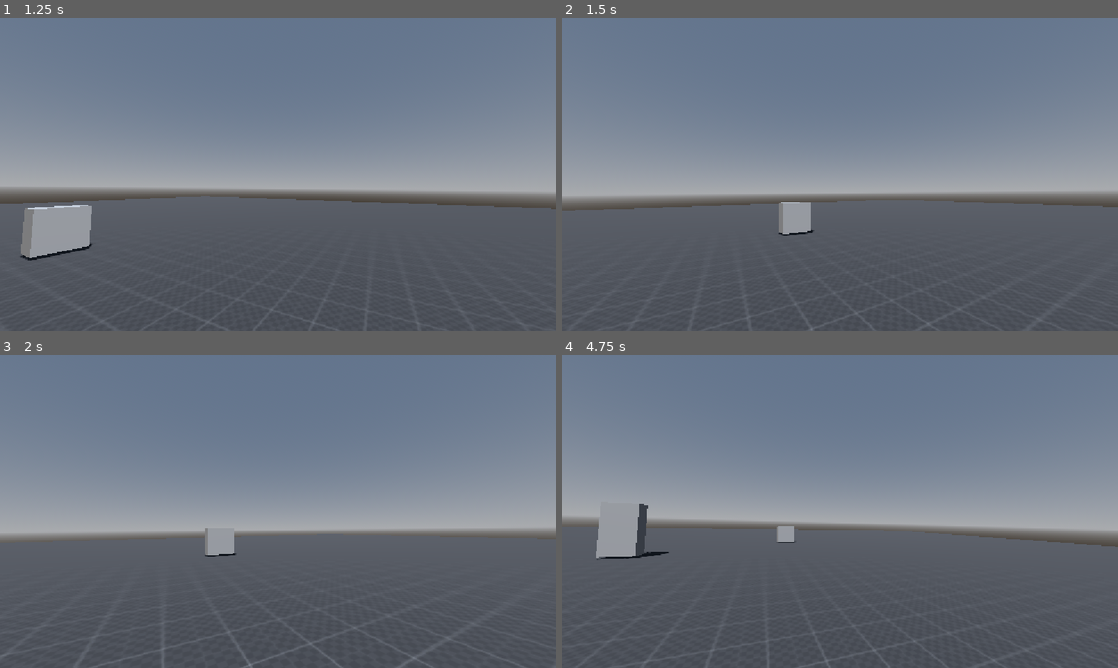
Above: before the commit, frames 1-4 (two rows, left to right).
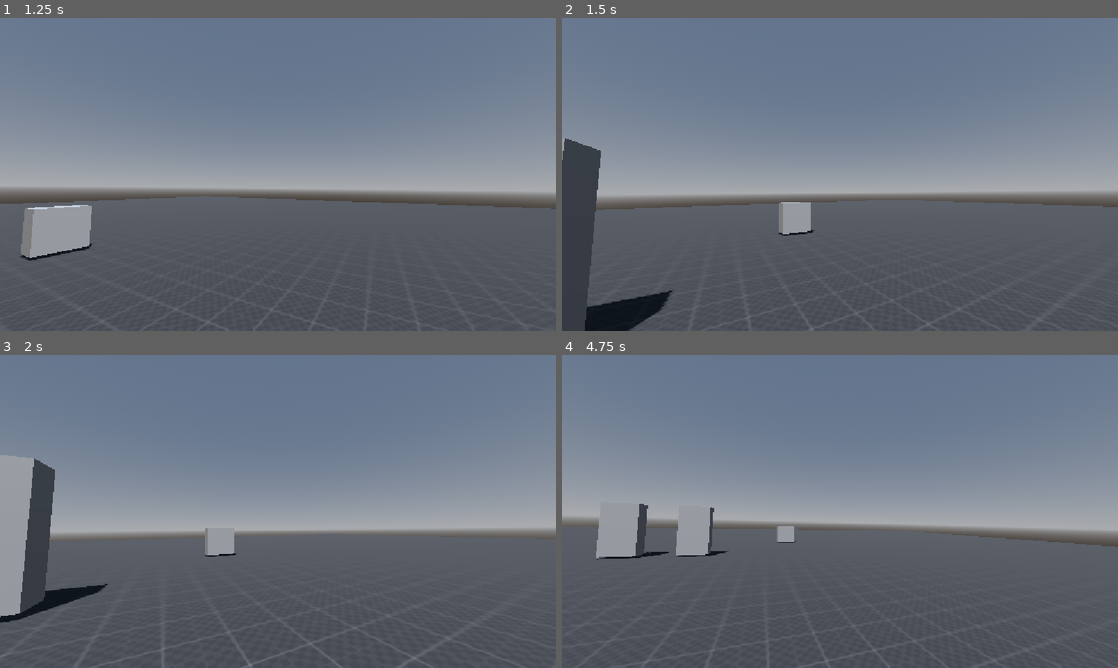
Above: after the commit, the same moments.

Repository: Just7Eman/new-patient-zero
Game: Godot game, scene res://Scenes/main_scene.tscn
Same seed, same stepped clock (60 frames per second), same inputs: the game is played once before the commit and once after it.
Inputs (mouse positions are in pixels of both pictures, inside the frame that each line leads up to):
- Up to frame 1 (1.25 s): tap Enter at 0.5 s; move the mouse to (305, 174) at 0.52 s; hold W (up) from 0.53 s (still down); hold Ctrl (sneak) from 0.53 s (still down); tap Space (jump) at 0.77 s
- Up to frame 2 (1.5 s): keep holding W (up); move the mouse to (812, 174) at 1.27 s; release Ctrl (sneak) at 1.28 s; tap Shift (sprint) at 1.35 s
- Up to frame 3 (2 s): keep holding W (up); tap Space (jump) at 1.52 s
- Up to frame 4 (4.75 s): keep holding W (up); move the mouse to (851, 505) at 2.02 s; hold Ctrl (sneak) 2.03-2.78 s; move the mouse to (834, 517) at 2.77 s; tap Shift (sprint) at 2.85, 4.35 s; tap Space (jump) at 3.02, 3.77, 4.52 s; move the mouse to (878, 514) at 3.52 s; hold Ctrl (sneak) 3.53-4.28 s; move the mouse to (795, 508) at 4.27 s

Frame 1 is identical in both runs. In frame 2, 4.3% of the frame differs, in the area x 0-20%, y 38-100%; in frame 3, 3.8%; in frame 4, 0.8%.

Commit message:
Duplicated Tall Box 2

Diff:
--- a/Scenes/main_scene.tscn
+++ b/Scenes/main_scene.tscn
@@ -40,6 +40,10 @@
 transform = Transform3D(0.9999928, 0.003373959, 0.0017405683, -0.0033647562, 0.99998057, -0.005261749, -0.0017582926, 0.005255853, 0.9999846, 7.2745214, 2.201493, 3.1662147)
 size = Vector3(1.7866821, 3.25, 1)
 
+[node name="Tall Box2" type="CSGBox3D" parent="Test Scene" unique_id=410626955]
+transform = Transform3D(0.9999928, 0.003373959, 0.0017405683, -0.0033647562, 0.99998057, -0.005261749, -0.0017582926, 0.005255853, 0.9999846, 3.4469848, 2.201493, 3.1662147)
+size = Vector3(1.7866821, 3.25, 1)
+
 [node name="Short Box" type="CSGBox3D" parent="Test Scene" unique_id=1233938353]
 transform = Transform3D(0.9999928, 0.003373959, 0.0017405683, -0.0033647562, 0.99998057, -0.005261749, -0.0017582926, 0.005255853, 0.9999846, -3.4607925, 1.4933436, 11.137263)
 size = Vector3(1.7866821, 1.8286133, 1)
